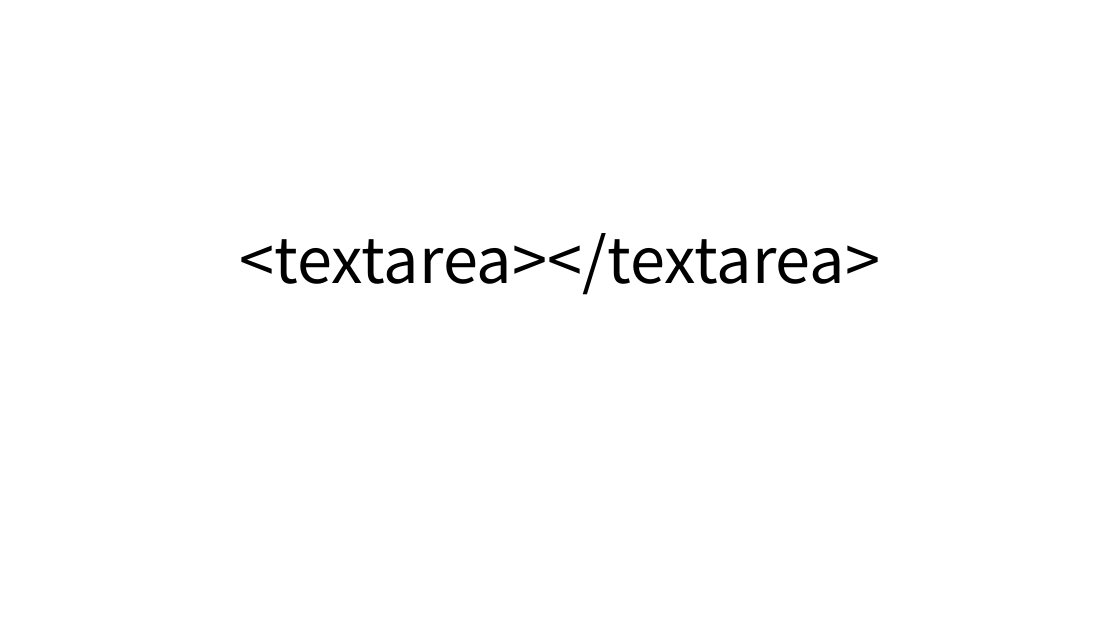
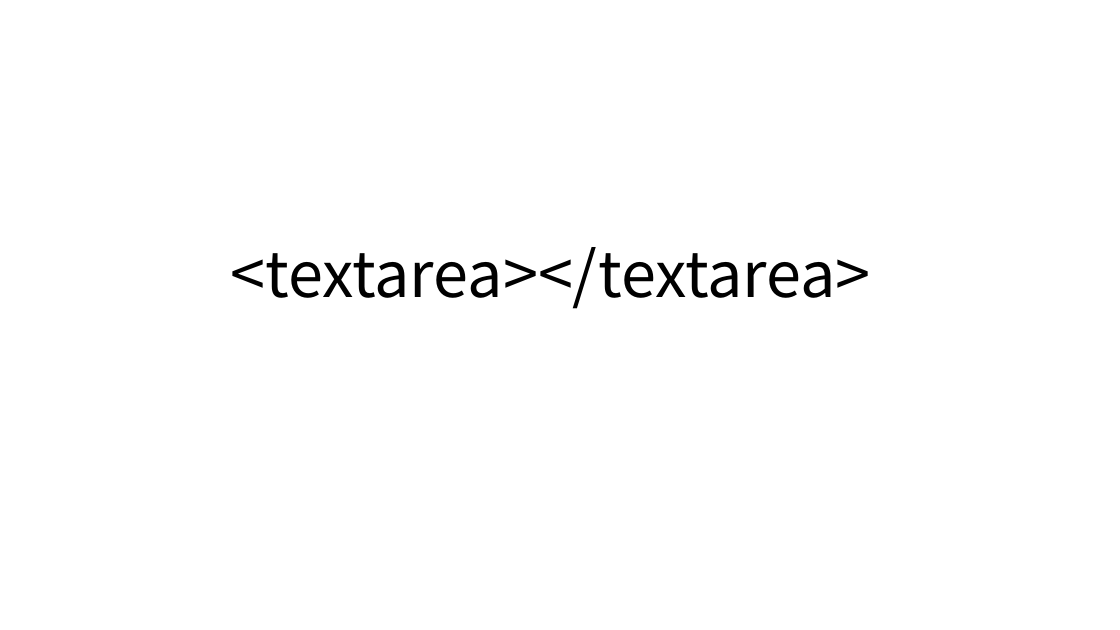
Before and after one commit to MainFe/mainfe.github.io, a slide deck: slide 53 of ppt/web-design.pptx. Drawn at 1120x630 pixels with LibreOffice and Linux fonts; fonts in the diff are those of the drawing. Boxes give left, top, right and bottom in pixels: in the first picture for what was removed or moved away, otherwise in the second. Text is boxed around its words. In the diff, an @@ line names an element or a change of style, - is before the commit and + after.

```diff
--- a/ppt/web-design.pptx
+++ b/ppt/web-design.pptx
@@ text "<textarea></textarea>": place and size @@
-text "<textarea></textarea>" at box(240, 233, 881, 295)
+text "<textarea></textarea>" at box(230, 247, 871, 309)
```
Also in this commit, not shown: 13 other slides changed, 41 slides added, 10 slides removed, 2 other files.
